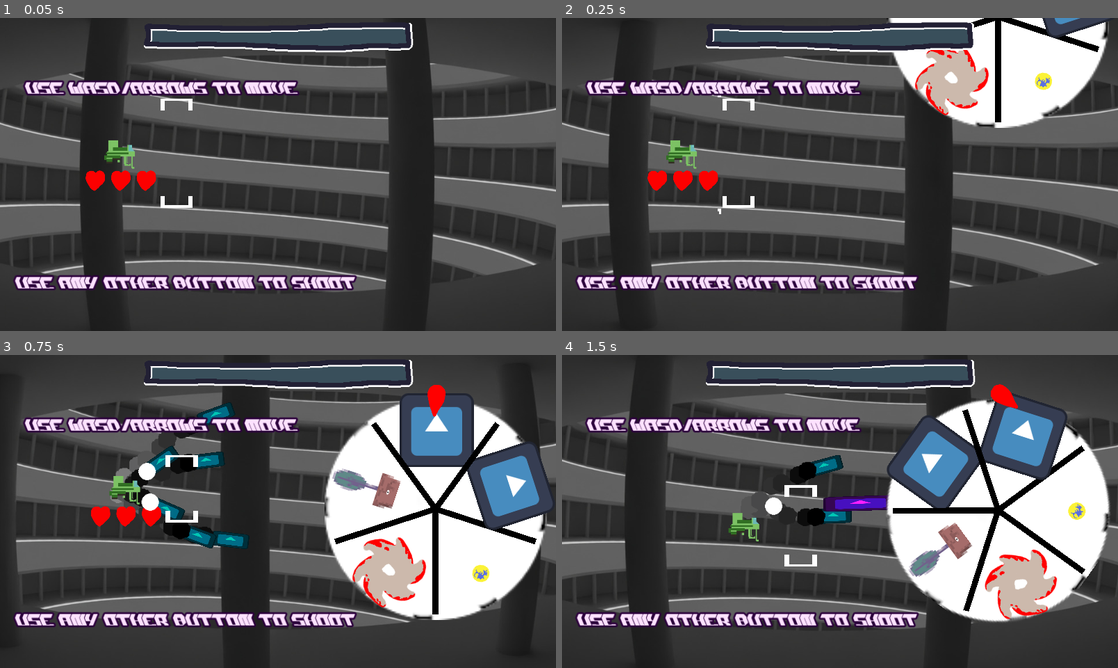
Above: before the commit, frames 1-4 (two rows, left to right).
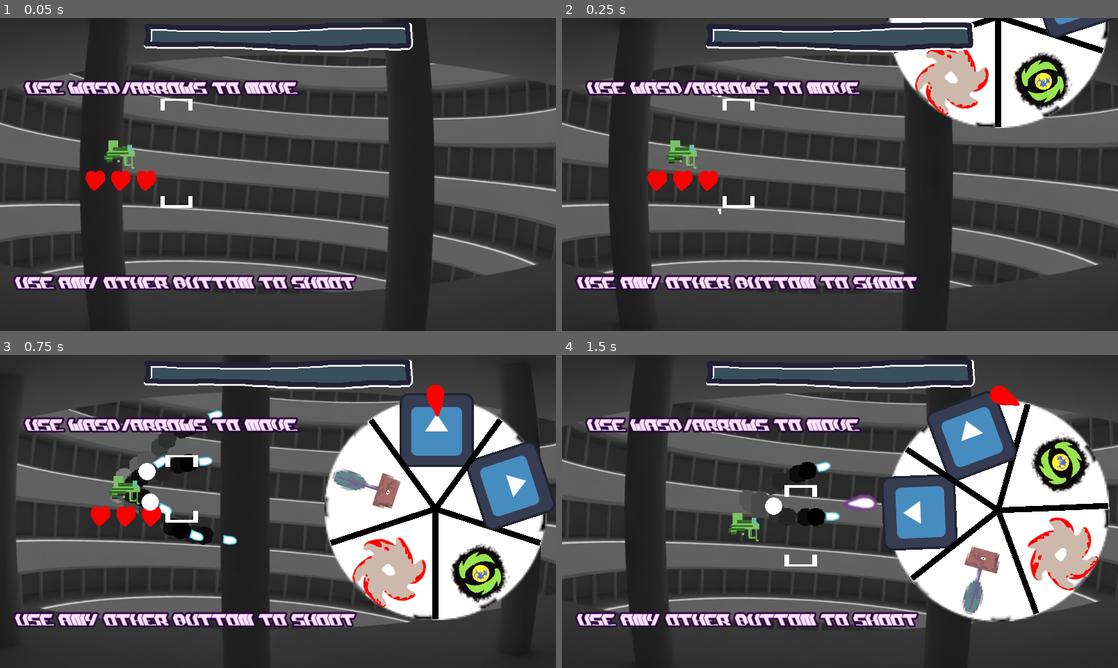
Above: after the commit, the same moments.

Repository: klianc09/bossrushcollab
Game: Godot game, scene res://test.tscn
Same seed, same stepped clock (60 frames per second), same inputs: the game is played once before the commit and once after it. The engine's default icon, where the game draws it, is replaced by a stand-in: a white triangle on a blue panel in a dark square.
Inputs (mouse positions are in pixels of both pictures, inside the frame that each line leads up to):
- Up to frame 1 (0.05 s): no input
- Up to frame 2 (0.25 s): no input
- Up to frame 3 (0.75 s): move the mouse to (400, 495) at 0.52 s; press the mouse at (400, 495) at 0.53 s; hold Right (ui_right) from 0.53 s (still down)
- Up to frame 4 (1.5 s): move the mouse to (728, 527) at 1.27 s; release Right (ui_right) at 1.28 s; release the mouse at (728, 527) at 1.28 s; hold Down (ui_down) from 1.28 s (still down); click (728, 527) at 1.35 s

Frame 1 is identical in both runs. In frame 2, 1.3% of the frame differs, in the area x 59-98%, y 9-35%; in frame 3, 2.8%; in frame 4, 17%, in the area x 32-99%, y 9-86%.

Commit message:
Improve bullet sprites

Diff:
--- a/base/enemy.gd
+++ b/base/enemy.gd
@@ -25,8 +25,12 @@
 ## As long as this is set to true, this enemy cannot take damage. Use for temporary invincibility e.g. during phase transitions. (multiparts will also not redirect damage while this is active)
 @export var invincible : bool = false
 
+var enemyHurtSfx = "enemyHurtSfx"
+
 var flashDuration = 0.1
 var flashTimer = 0
+var flashColor = Color.WHITE * 3
+var regularColor = Color.WHITE
 
 func _ready() -> void:
 	hp = maxhp
@@ -37,7 +41,7 @@
 func _process(delta: float) -> void:
 	flashTimer -= delta
 	if flashTimer < 0:
-		modulate = Color.WHITE
+		modulate = regularColor
 
 	if hp <= 0:
 		onHealthFullyLost()
@@ -54,7 +58,8 @@
 		Singleton.damageBoss(amount * damageMultiplier)
 	else:
 		hp -= amount * damageMultiplier
-	modulate = Color.WHITE * 3
+	Singleton.playSfx(enemyHurtSfx)
+	modulate = flashColor
 	flashTimer = flashDuration
 
 func onContactWithPlayer(player: Player) -> void:
--- a/base/enemy_bullet.tscn
+++ b/base/enemy_bullet.tscn
@@ -1,7 +1,7 @@
 [gd_scene load_steps=4 format=3 uid="uid://ru6gtrawopdg"]
 
-[ext_resource type="Texture2D" uid="uid://cdgr20cnd6afm" path="res://icon.svg" id="1_4rjef"]
 [ext_resource type="Script" path="res://base/bullet.gd" id="1_vvbo6"]
+[ext_resource type="Texture2D" uid="uid://dds01dsaeod8w" path="res://base/gfx/bullet3.png" id="2_vyahe"]
 
 [sub_resource type="CircleShape2D" id="CircleShape2D_5x57d"]
 radius = 19.0
@@ -10,17 +10,8 @@
 collision_layer = 8
 script = ExtResource("1_vvbo6")
 
-[node name="Icon2" type="Sprite2D" parent="."]
-modulate = Color(100, 0, 0, 1)
-position = Vector2(-16, 5.96047e-08)
-rotation = 0.785398
-scale = Vector2(0.209359, 0.209359)
-texture = ExtResource("1_4rjef")
-
 [node name="Icon" type="Sprite2D" parent="."]
-modulate = Color(100, 100, 100, 1)
-scale = Vector2(0.3, 0.3)
-texture = ExtResource("1_4rjef")
+texture = ExtResource("2_vyahe")
 
 [node name="CollisionShape2D" type="CollisionShape2D" parent="."]
 shape = SubResource("CircleShape2D_5x57d")
--- a/base/homing_enemy_bullet.tscn
+++ b/base/homing_enemy_bullet.tscn
@@ -1,7 +1,7 @@
 [gd_scene load_steps=4 format=3 uid="uid://dtullg2x8x2kf"]
 
 [ext_resource type="Script" path="res://base/bullet.gd" id="1_elt31"]
-[ext_resource type="Texture2D" uid="uid://cdgr20cnd6afm" path="res://icon.svg" id="2_nftxy"]
+[ext_resource type="Texture2D" uid="uid://s18yokfq6u3k" path="res://base/gfx/bullet4.png" id="2_85e67"]
 
 [sub_resource type="CircleShape2D" id="CircleShape2D_5x57d"]
 radius = 19.0
@@ -14,9 +14,7 @@
 homing_group = "player"
 
 [node name="Icon" type="Sprite2D" parent="."]
-modulate = Color(100, 100, 100, 1)
-scale = Vector2(0.3, 0.3)
-texture = ExtResource("2_nftxy")
+texture = ExtResource("2_85e67")
 
 [node name="CollisionShape2D" type="CollisionShape2D" parent="."]
 shape = SubResource("CircleShape2D_5x57d")
--- a/boss/beyblade/beyblade.gd
+++ b/boss/beyblade/beyblade.gd
@@ -10,17 +10,20 @@
 var extraSpeed : float = 1.5
 
 var phase : P = P.MOVE
+var spawning = true
+var end = false
 
 enum P {
-	MOVE, ARTILLERY
+	MOVE, OUTRO
 }
 
 func _ready():
 	super()
-	position = Vector2(Singleton.viewportSize.x + radius, Singleton.viewportSize.y / 2)
+	position = Vector2(Singleton.viewportSize.x + radius * 4, Singleton.viewportSize.y / 2)
 	position.y = randf_range(0, Singleton.viewportSize.y)
-	rotation_degrees = randf_range(-30, 30)
+	rotation_degrees = randf_range(-60, 60)
 	activateTurrets(false)
+	activateLaser(false)
 	$mainTurret.burst_data = $mainTurret.burst_data.duplicate() #edit_resource_workaround
 
 func resetTurrets():
@@ -47,37 +50,45 @@
 	$Blade1.position = Vector2(0, -bladeExtension)
 	$Blade2.position = Vector2(0, bladeExtension)
 
-	time += delta
+	if not end:
+		time += delta
 	var sinValue = sin(time)
 	bladeExtension = max(0, sinValue * maxExtension)
 
 	rotation += delta * spinSpeed
 	if sinValue < 0:
 		rotation += delta * -sinValue * extraSpin
-		if hp < maxhp * 0.75:
-			activateTurrets(true)
-		if hp < maxhp * 0.25:
-			$mainTurret.burst_data.time_between_bursts = 0.25 #edit_resource_workaround: doing this apparently permanently alters the resource???
-		else:
-			activateLaser(false)
+		if phase == P.MOVE:
+			if hp < maxhp * 0.75:
+				activateTurrets(true)
+			if hp < maxhp * 0.25:
+				$mainTurret.burst_data.time_between_bursts = 0.25 #edit_resource_workaround: doing this apparently permanently alters the resource???
+			else:
+				activateLaser(false)
+		elif phase == P.OUTRO:
+			end = true
 	else:
-		resetTurrets()
-		activateTurrets(false)
-		activateLaser(true)
-
+		if phase == P.MOVE:
+			resetTurrets()
+			activateTurrets(false)
+			activateLaser(true)
+	if phase == P.OUTRO:
+		Singleton.maintainScreenshake(3)
+	var extra = 1
+	if sinValue < 0:
+		extra = 1 + -sinValue * extraSpeed
+	position += delta * velocity * extra
 	if phase == P.MOVE:
-		var extra = 1
-		if sinValue < 0:
-			extra = 1 + -sinValue * extraSpeed
-		position += delta * velocity * extra
 		var hit = false
 		if position.x < radius and velocity.x < 0:
 			velocity.x *= -1
 			position.x = radius
+			spawning = false
 			hit = true
 		elif position.x > Singleton.viewportSize.x - radius and velocity.x > 0:
 			velocity.x *= -1
-			position.x = Singleton.viewportSize.x -radius
+			if not spawning:
+				position.x = Singleton.viewportSize.x -radius
 			hit = true
 		if position.y < radius and velocity.y < 0:
 			velocity.y *= -1
@@ -89,3 +100,16 @@
 			hit = true
 		if hit:
 			Singleton.screenshake(12)
+
+func onHealthFullyLost():
+	if phase != P.OUTRO:
+		phase = P.OUTRO
+		activateTurrets(false)
+		activateLaser(false)
+		var tween = get_tree().create_tween()
+		tween.tween_callback(despawn).set_delay(5)
+
+func despawn():
+	Singleton.screenshake(10)
+	Singleton.bossFightOver()
+	queue_free()
--- a/boss/beyblade/beyblade.tscn
+++ b/boss/beyblade/beyblade.tscn
@@ -1,8 +1,9 @@
-[gd_scene load_steps=15 format=3 uid="uid://cho8sjrsq48nf"]
+[gd_scene load_steps=16 format=3 uid="uid://cho8sjrsq48nf"]
 
 [ext_resource type="Script" path="res://base/enemy.gd" id="1_1cjo3"]
 [ext_resource type="Texture2D" uid="uid://bd5rwwwkcgbsw" path="res://boss/beyblade/gfx/core.png" id="1_hlirn"]
 [ext_resource type="Script" path="res://boss/beyblade/beyblade.gd" id="1_wcmc1"]
+[ext_resource type="Texture2D" uid="uid://d1g5fg5mqtarx" path="res://boss/beyblade/gfx/icon.png" id="2_snbgo"]
 [ext_resource type="Texture2D" uid="uid://dalulrnqhmnli" path="res://boss/beyblade/gfx/blade.png" id="2_tecif"]
 [ext_resource type="Script" path="res://base/turret.gd" id="4_vgl2f"]
 [ext_resource type="Script" path="res://base/burst.gd" id="5_y6j3o"]
@@ -50,7 +51,7 @@
 [node name="Beyblade" type="Area2D" groups=["enemy"]]
 script = ExtResource("1_wcmc1")
 boss_name = "Oversized Beyblade"
-boss_icon = ExtResource("1_hlirn")
+boss_icon = ExtResource("2_snbgo")
 boss_bg_color = Color(0.138031, 0.000183065, 0.374785, 1)
 maxhp = 600.0
 boss = true
--- a/boss/crusher/crusher.gd
+++ b/boss/crusher/crusher.gd
@@ -2,31 +2,65 @@
 
 var attackPatterns = ["Slash", "Charge", "Stab"]
 var secondPhase = false
+var bigsaw
+
+enum PHASE{
+	INTRO, FIGHT, OUTRO
+}
+var phase = PHASE.INTRO
 
 # Called when the node enters the scene tree for the first time.
 func _ready() -> void:
 	super()
 	$AnimationPlayer.play("idle")
+	Singleton.register_sfx("bounceSfx", $bounceSfx)
+	var tween = get_tree().create_tween()
+	var anchor = position
+	position += Vector2(500, 0)
+	invincible = true
+	tween.tween_property(self, "position", anchor, 4)
+	tween.tween_callback(startFight)
+
+func startFight():
+	invincible = false
+	phase = PHASE.FIGHT
 	$Timer.start()
-	Singleton.register_sfx("bounceSfx", $bounceSfx)
 
 # Called every frame. 'delta' is the elapsed time since the previous frame.
 func _process(delta: float) -> void:
 	super(delta)
+	if phase == PHASE.INTRO:
+		Singleton.maintainScreenshake(3)
+	elif phase == PHASE.OUTRO:
+		Singleton.maintainScreenshake(6)
 
 func damage(amount):
 	super(amount)
 	if not secondPhase and hp < maxhp / 2:
 		secondPhase = true
-		var bigsaw = load("res://boss/crusher/saw_big.tscn").instantiate()
+		bigsaw = load("res://boss/crusher/saw_big.tscn").instantiate()
 		bigsaw.position = global_position
 		bigsaw.add_to_group("saw")
 		get_parent().call_deferred("add_child", bigsaw) # because we are in the middle of a physics callback
 
 func onHealthFullyLost():
+	if phase == PHASE.FIGHT:
+		phase = PHASE.OUTRO
+		$Timer.stop()
+		$AnimationPlayer.pause()
+		invincible = true
+		regularColor = Color.RED
+		var tween = get_tree().create_tween()
+		tween.tween_property(self, "modulate", Color.RED, 3)
+		tween.parallel().tween_property(bigsaw, "scale", Vector2(0, 0), 3)
+		tween.tween_callback(despawn).set_delay(1)
+
+func despawn():
+	Singleton.screenshake(6)
 	for enemy in get_tree().get_nodes_in_group("saw"):
 		enemy.queue_free()
-	super()
+	Singleton.bossFightOver()
+	queue_free()
 
 func _on_timer_timeout() -> void:
 	var attack = attackPatterns.pick_random()
--- a/boss/crusher/saw_big.gd
+++ b/boss/crusher/saw_big.gd
@@ -4,6 +4,11 @@
 var velocity = Vector2(0, -moveSpeed)
 var radius = 0
 var rotateSpeed = 30
+
+func _ready() -> void:
+	scale = Vector2(0, 0)
+	var tween = get_tree().create_tween()
+	tween.tween_property(self, "scale", Vector2(1, 1), 2)
 
 # Called every frame. 'delta' is the elapsed time since the previous frame.
 func _process(delta: float) -> void:
--- a/boss/pottedplant/pot_Wall.gd
+++ b/boss/pottedplant/pot_Wall.gd
@@ -1,5 +1,10 @@
 extends Enemy
 signal dead
+
+func _ready() -> void:
+	super()
+	enemyHurtSfx = ""
+
 func onHealthFullyLost() -> void:
 
 	dead.emit()
--- a/boss/pottedplant/pottedPlantEnemy.gd
+++ b/boss/pottedplant/pottedPlantEnemy.gd
@@ -32,7 +32,6 @@
 		laserCooldownTime = 2
 		laserCooldownTimer = laserCooldownTime
 		$FlowerTimer.stop()
-		print("started death")
 		$OutroTimer.start()
 		$"Main Sprite".texture=DeathSprite
 		$Flowers_Pink.hide()
@@ -191,7 +190,7 @@
 #Singleton.screenDirectionalKnockback(Vector2(20, 0))
 
 func _on_outro_timer_timeout() -> void:
-	print("boss beat")
+	Singleton.screenDirectionalKnockback(Vector2(0, 10))
 	Singleton.bossFightOver()
 	queue_free()
 
--- a/player/bullet.tscn
+++ b/player/bullet.tscn
@@ -1,10 +1,10 @@
 [gd_scene load_steps=4 format=3 uid="uid://mojmo8rgwryg"]
 
-[ext_resource type="Texture2D" uid="uid://cdgr20cnd6afm" path="res://icon.svg" id="1_3kebh"]
+[ext_resource type="Texture2D" uid="uid://c04ghicvyx2rt" path="res://base/gfx/bullet1.png" id="2_e8x5c"]
 [ext_resource type="Script" path="res://base/bullet.gd" id="2_fu2gb"]
 
 [sub_resource type="RectangleShape2D" id="RectangleShape2D_8ivej"]
-size = Vector2(117, 20)
+size = Vector2(44, 20)
 
 [node name="bullet" type="Area2D" groups=["p_bullet"]]
 z_index = -2
@@ -15,10 +15,8 @@
 forward = Vector2(1, 0)
 
 [node name="sprite" type="Sprite2D" parent="."]
-modulate = Color(1, 0.117647, 1, 1)
-scale = Vector2(1, 0.2)
-texture = ExtResource("1_3kebh")
+texture = ExtResource("2_e8x5c")
 
 [node name="CollisionShape2D" type="CollisionShape2D" parent="."]
-position = Vector2(-0.5, 0)
+position = Vector2(2, 0)
 shape = SubResource("RectangleShape2D_8ivej")
--- a/player/missile.tscn
+++ b/player/missile.tscn
@@ -1,12 +1,13 @@
-[gd_scene load_steps=7 format=3 uid="uid://cisjfcklwbce0"]
+[gd_scene load_steps=8 format=3 uid="uid://cisjfcklwbce0"]
 
 [ext_resource type="PackedScene" uid="uid://mojmo8rgwryg" path="res://player/bullet.tscn" id="1_j4dbw"]
 [ext_resource type="Texture2D" uid="uid://dha5y6gu5hj8e" path="res://player/gfx/ex_smoke.png" id="2_7sshd"]
 [ext_resource type="Script" path="res://player/missile.gd" id="2_pp23q"]
+[ext_resource type="Texture2D" uid="uid://fs21hhg7nelt" path="res://base/gfx/bullet2.png" id="3_kr81j"]
 [ext_resource type="Script" path="res://base/oneshotparticles.gd" id="4_j3ku3"]
 
 [sub_resource type="RectangleShape2D" id="RectangleShape2D_sl1xv"]
-size = Vector2(58, 20)
+size = Vector2(25, 14)
 
 [sub_resource type="Gradient" id="Gradient_hslml"]
 
@@ -17,14 +18,14 @@
 speedup = -100
 
 [node name="sprite" parent="." index="0"]
-modulate = Color(0, 0.774915, 0.705017, 1)
-scale = Vector2(0.5, 0.2)
+texture = ExtResource("3_kr81j")
 
 [node name="CollisionShape2D" parent="." index="1"]
-position = Vector2(0, 0)
+position = Vector2(-1.5, 0)
 shape = SubResource("RectangleShape2D_sl1xv")
 
 [node name="smoketrail" type="CPUParticles2D" parent="." index="2"]
+z_index = -4
 position = Vector2(-29, 0)
 lifetime = 0.2
 texture = ExtResource("2_7sshd")
--- a/test.gd
+++ b/test.gd
@@ -17,6 +17,7 @@
 	Singleton.mainNode = self
 
 func _ready() -> void:
+	Singleton.register_sfx("enemyHurtSfx", $enemyHurtSfx)
 	Singleton.connect("boss_defeated", _on_boss_defeated)
 	Singleton.connect("boss_spawned", _on_boss_spawned)
 	if testBoss != null:
--- a/test.tscn
+++ b/test.tscn
@@ -104,6 +104,7 @@
 [ext_resource type="Texture2D" uid="uid://bf0i5keerdndq" path="res://base/gfx/hazard_stripe_v2.png" id="96_qr4db"]
 [ext_resource type="Script" path="res://pause_menu.gd" id="98_idsex"]
 [ext_resource type="Texture2D" uid="uid://dwyt0nslh4t8b" path="res://base/gfx/wheel_pointer.png" id="98_iygmo"]
+[ext_resource type="AudioStream" uid="uid://ce2mqm8r1mla7" path="res://base/sfx/hurt2.wav" id="105_8uytc"]
 
 [sub_resource type="SpriteFrames" id="SpriteFrames_ropve"]
 animations = [{
@@ -368,6 +369,11 @@
 random_pitch = 1.2
 streams_count = 1
 stream_0/stream = ExtResource("14_rnu7w")
+
+[sub_resource type="AudioStreamRandomizer" id="AudioStreamRandomizer_hd2mk"]
+random_pitch = 2.0
+streams_count = 1
+stream_0/stream = ExtResource("105_8uytc")
 
 [node name="Main" type="Node2D"]
 script = ExtResource("1_de0hb")
@@ -604,9 +610,10 @@
 
 
 
+
 Well done, proud of you!
 
-Thanks for playing."
+Thanks for playing!"
 horizontal_alignment = 1
 
 [node name="FinalScore" type="Label" parent="CanvasLayer/hud"]
@@ -691,7 +698,7 @@
 texture = ExtResource("10_6hmjx")
 
 [node name="line" type="Line2D" parent="WheelOfUnfortune"]
-points = PackedVector2Array(0, 0, 0, -182)
+points = PackedVector2Array(0, 0, 0, -190)
 default_color = Color(0, 0, 0, 1)
 
 [node name="CollisionShape2D" type="CollisionShape2D" parent="WheelOfUnfortune"]
@@ -712,6 +719,12 @@
 scale = Vector2(0.5, 0.5)
 texture = ExtResource("98_iygmo")
 offset = Vector2(-2, 22)
+
+[node name="enemyHurtSfx" type="AudioStreamPlayer" parent="."]
+stream = SubResource("AudioStreamRandomizer_hd2mk")
+volume_db = -8.0
+max_polyphony = 4
+bus = &"SFX"
 
 [connection signal="charge_change" from="player" to="CanvasLayer/hud" method="_on_player_charge_change"]
 [connection signal="health_change" from="player" to="player/HeartContainer" method="_on_player_health_change"]
Binary file added: base/gfx/bullet1.png
Not shown, added: base/gfx/bullet1.png.import
Binary file added: base/gfx/bullet2.png
Not shown, added: base/gfx/bullet2.png.import
Binary file added: base/gfx/bullet3.png
Not shown, added: base/gfx/bullet3.png.import
Binary file added: base/gfx/bullet4.png
Not shown, added: base/gfx/bullet4.png.import
Binary file changed: base/gfx/wheel_pointer.png
Not shown, added: base/sfx/hurt2.wav.import
Binary file added: boss/beyblade/gfx/icon.png
Not shown, added: boss/beyblade/gfx/icon.png.import
(and 2 more such lines)
